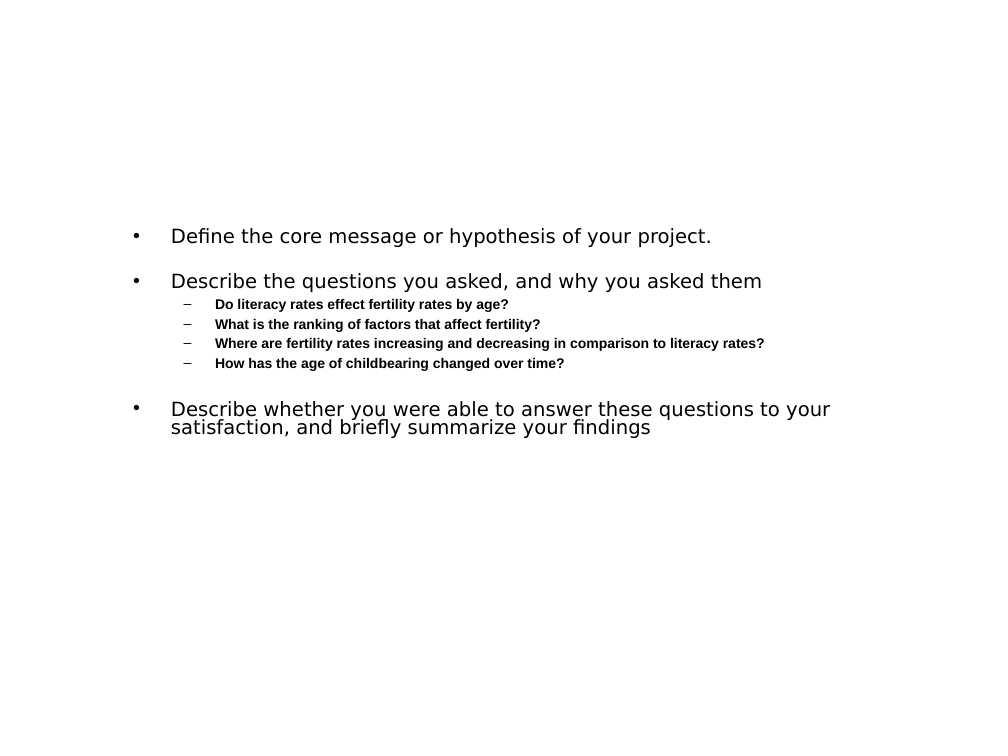
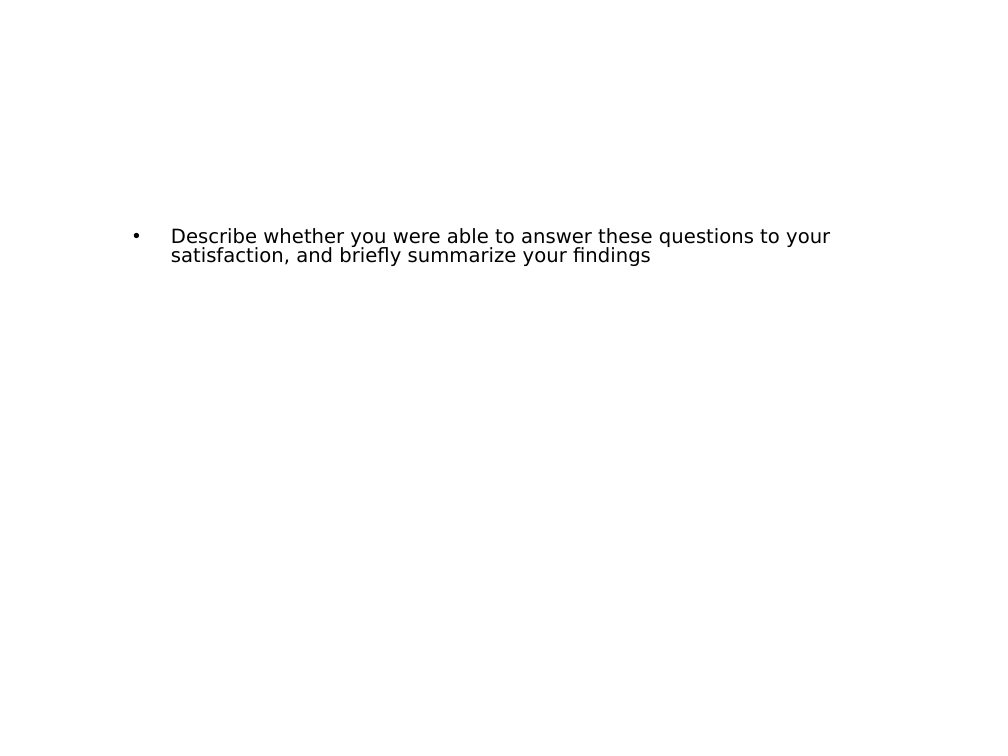
Before and after one commit to CShattoJones/Teamfive, a slide deck: slide 3 of sgoodel3template.pptx (slide 2 before the commit). Drawn at 1008x756 pixels with LibreOffice and Linux fonts; fonts in the diff are those of the drawing; background and template pictures are left out. Boxes give left, top, right and bottom in pixels: in the first picture for what was removed or moved away, otherwise in the second. Text is boxed around its words. In the diff, an @@ line names an element or a change of style, - is before the commit and + after.

Commit message:
saved update on PPT

```diff
--- a/sgoodel3template.pptx
+++ b/sgoodel3template.pptx
@@ text at <box>171,228,765,371</box>: paragraphs removed @@
-• Define the core message or hypothesis of your project.
-• Describe the questions you asked, and why you asked them
-  – Do literacy rates effect fertility rates by age?
-  – What is the ranking of factors that affect fertility?
-  – Where are fertility rates increasing and decreasing in comparison to literacy rates?
-  – How has the age of childbearing changed over time?
```
Also in this commit, not shown: 2 other slides changed, 7 slides added, 2 slides removed.
